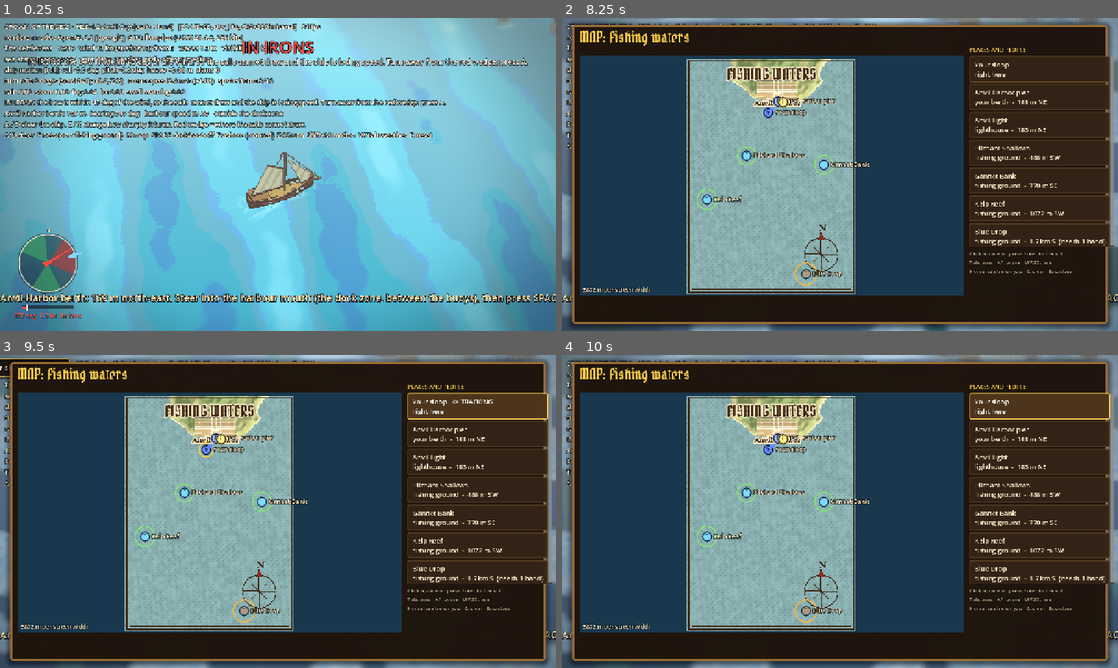
Above: before the commit, frames 1-4 (two rows, left to right).
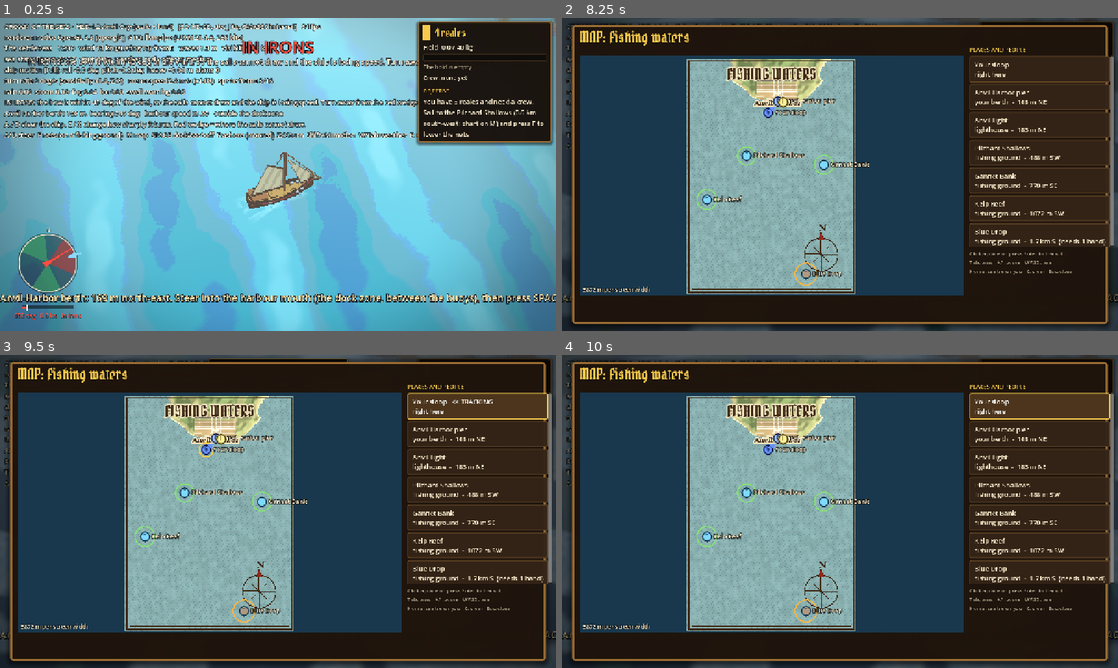
Above: after the commit, the same moments.

Repository: abdalrhmanelsyed500-sudo/Videos-motion
Game: Godot game, scene res://h2d/h2d0.tscn
Same seed, same stepped clock (60 frames per second), same inputs: the game is played once before the commit and once after it.
Inputs (mouse positions are in pixels of both pictures, inside the frame that each line leads up to):
- Up to frame 1 (0.25 s): no input
- Up to frame 2 (8.25 s): tap Enter at 0.5 s; move the mouse to (962, 158) at 0.52 s; hold D 0.53-1.25 s; hold Shift 0.53-1.25 s; click (962, 158) at 0.67 s; tap Space at 0.77, 1.07, 3.77, 4.07, 6.77, 7.07 s; drag from (728, 190) to (812, 237) at 1.27 s; move the mouse to (895, 105) at 2.02 s; hold D 2.03-2.75 s; tap T at 2.1 s; drag from (812, 237) to (673, 127) at 2.77 s; move the mouse to (1006, 221) at 3.52 s; hold A 3.53-4.25 s; tap R at 3.6 s; drag from (673, 127) to (756, 96) at 4.27 s; move the mouse to (867, 174) at 5.02 s; hold S 5.03-5.75 s; tap 7 at 5.1 s; click (867, 174) at 5.17 s; drag from (756, 96) to (728, 190) at 5.77 s; move the mouse to (962, 158) at 6.52 s; hold W 6.53-7.25 s; tap N at 6.6 s; drag from (728, 190) to (812, 237) at 7.27 s; move the mouse to (895, 105) at 8.02 s; hold S from 8.03 s (still down); tap M at 8.1 s
- Up to frame 3 (9.5 s): release S at 8.75 s; click "Your sloop right here" at 8.75 s
- Up to frame 4 (10 s): click "Your sloop << TRACKING right …" at 9.5 s

The runs differ from the first frame. In frame 1, 9.9% of the frame differs, in the area x 74-100%, y 0-41%; in frame 2, 7.3%; in frame 3, 7.3%; in frame 4, 7.3%.
Error in both runs: Invalid access to property or key 'name' on a base object of type 'Dictionary'. (res://h2d/map_ui.gd:185)

Commit message:
CP-1 rev: UI layers sized by hand (hidden layer stayed 0x0), F8 UI diagnostic
Co-authored-by: arena-agent <297053741+arena-agent@users.noreply.github.com>

Diff:
--- a/pixel_pirates/game/h2d/port_game.gd
+++ b/pixel_pirates/game/h2d/port_game.gd
@@ -311,14 +311,19 @@
 	(scr.new() as Object).call("run", sc)
 	var unit_checks := sc.checks
 	# live checks: the real world answers the same questions the baker answered offline
-	for n in port["npcs"]:
-		var d := n as Dictionary
-		sc.check(bool(world.call("walkable", float(d["x"]), float(d["z"]), 0.4)), "live: %s stands on walkable ground" % str(d["id"]))
-	for it in port["interactions"]:
-		var q := it as Dictionary
-		sc.check(bool(world.call("walkable", float(q["x"]), float(q["z"]), 0.4)), "live: interaction point %s is walkable" % str(q["id"]))
+	if (world.get("_hd") as PackedByteArray).is_empty():
+		print("SELF-CHECK: this runtime has no ground texture (headless), so live walkability is skipped here; it runs in the real game")
+	else:
+		for n in port["npcs"]:
+			var d := n as Dictionary
+			sc.check(bool(world.call("walkable", float(d["x"]), float(d["z"]), 0.4)), "live: %s stands on walkable ground" % str(d["id"]))
+		for it in port["interactions"]:
+			var q := it as Dictionary
+			sc.check(bool(world.call("walkable", float(q["x"]), float(q["z"]), 0.4)), "live: interaction point %s is walkable" % str(q["id"]))
 	sc.check(npcs.people.size() == (port["npcs"] as Array).size(), "live: every baked person is in the walker list")
 	sc.check(_grounds_in_water(), "live: the four fishing grounds are in open water (>= 100 m from land)")
+	if _mode == "none" and not _last_ctx.is_empty():
+		await _ui_diag(sc)
 	var line := "SELF-CHECK CP-1: %d checks (%d from the unit test, %d live), %d failed" % [sc.checks, unit_checks, sc.checks - unit_checks, sc.fails.size()]
 	print(line)
 	for f in sc.fails:
@@ -326,6 +331,42 @@
 	ui.toast(line + (" -> PASS" if sc.fails.is_empty() else " -> FAIL (see the Output panel)"), PortUi.GREEN if sc.fails.is_empty() else PortUi.RED, 9.0)
 	for i in mini(sc.fails.size(), 3):
 		ui.toast(sc.fails[i], PortUi.RED, 9.0)
+
+
+## F8, part 2: the interface itself. Opens the dialogue window and the map for two frames, then measures what the player would see:
+## the window size, the font, the portrait, the text, the box and map rectangles (inside the screen? non-empty?), the map picture
+## and the marker count. A failure here names the exact control, which is what a "nothing appears" report needs.
+func _ui_diag(sc: SelfCheck) -> void:
+	var vp := ui.get_viewport().get_visible_rect().size
+	sc.check(vp.x >= 300.0 and vp.y >= 200.0, "UI: the game window is %d x %d px (needs >= 300 x 200)" % [int(vp.x), int(vp.y)])
+	sc.check(PortUi.K.title_font() != null, "UI: the title font loaded")
+	sc.check(ui.dialogue.portrait("pip") != null and ui.dialogue.portrait("guard") != null, "UI: the portrait atlas loaded (pip, guard)")
+	var view := {"pages": ["Diagnostic line: if you can read this sentence, the dialogue window shows names, portraits and text."],
+			"options": [{"label": "Continue", "enabled": true}], "status": {"text": "diagnostic", "color": Color(0.2, 0.38, 0.12)}}
+	ui.dialogue.show_view({"portrait": "pip", "name": "Pip Larkin", "sub": "Deckhand, 14 - asks 18 reales"}, view)
+	await ui.get_tree().process_frame
+	await ui.get_tree().process_frame
+	ui.dialogue.finish_typing()
+	await ui.get_tree().process_frame
+	var box := ui.dialogue.get("_box") as Control
+	var br := box.get_global_rect()
+	sc.check(box.is_visible_in_tree() and br.size.x > 200.0 and br.size.y > 80.0, "UI: the dialogue box is visible and %d x %d px" % [int(br.size.x), int(br.size.y)])
+	sc.check(Rect2(Vector2.ZERO, vp).encloses(br), "UI: the dialogue box lies inside the screen (%s in %s)" % [str(br), str(vp)])
+	var pt := ui.dialogue.get("_portrait") as TextureRect
+	sc.check(pt.texture != null and pt.get_global_rect().size.x > 40.0, "UI: the portrait is drawn (%d px wide)" % int(pt.get_global_rect().size.x))
+	sc.check(str((ui.dialogue.get("_name") as Label).text) == "Pip Larkin", "UI: the speaker name label holds 'Pip Larkin'")
+	sc.check(str(ui.dialogue.call("shown_text")).length() > 40, "UI: the dialogue text label holds %d characters" % str(ui.dialogue.call("shown_text")).length())
+	ui.dialogue.close()
+	ui.map.open(0, _map_state(_last_ctx))
+	await ui.get_tree().process_frame
+	await ui.get_tree().process_frame
+	var mr := (ui.map.get("_panel") as Control).get_global_rect()
+	sc.check(mr.size.x > 300.0 and mr.size.y > 200.0, "UI: the map panel is %d x %d px" % [int(mr.size.x), int(mr.size.y)])
+	var tr := ui.map.get("_tex") as TextureRect
+	sc.check(tr.texture != null and tr.get_global_rect().size.x > 100.0, "UI: the map picture is loaded and %d px wide" % int(tr.get_global_rect().size.x))
+	sc.check((ui.map.get("_markers") as Dictionary).size() >= 3, "UI: the map shows %d markers on this view" % (ui.map.get("_markers") as Dictionary).size())
+	ui.map.close()
+	_close()
 
 
 func _grounds_in_water() -> bool:
--- a/pixel_pirates/game/h2d/port_ui.gd
+++ b/pixel_pirates/game/h2d/port_ui.gd
@@ -20,10 +20,37 @@
 var map: MapUi
 
 
+## The interface root lives under a CanvasLayer, which is not a Control: nothing lays it out. So it does not trust anchors against a
+## parent; it owns its size and copies the viewport's rectangle (stretch mode canvas_items gives the 1280 x 720 design canvas) on
+## start, on every resize and, as a safety net, whenever a frame finds it different. Every child anchors to THIS rectangle.
+func _fit() -> void:
+	var r := get_viewport().get_visible_rect()
+	if r.size.x < 1.0 or r.size.y < 1.0:
+		return
+	if position != r.position or size != r.size:
+		set_anchors_preset(Control.PRESET_TOP_LEFT)
+		position = r.position
+		size = r.size
+	# a hidden Control is not laid out when its parent resizes (found by the F8 diagnostic: a hidden dialogue layer stayed 0 x 0 and its
+	# window was drawn off the top of the screen), so the three layers are sized by hand too
+	for c in get_children():
+		var cc := c as Control
+		if cc != null and (cc.size != size or cc.position != Vector2.ZERO):
+			cc.set_anchors_preset(Control.PRESET_TOP_LEFT)
+			cc.position = Vector2.ZERO
+			cc.size = size
+
+
+func _process(_dt: float) -> void:
+	_fit()
+
+
 func _ready() -> void:
 	name = "PortUi"
-	set_anchors_preset(Control.PRESET_FULL_RECT)
+	set_anchors_preset(Control.PRESET_TOP_LEFT)
 	mouse_filter = Control.MOUSE_FILTER_IGNORE
+	get_viewport().size_changed.connect(_fit)
+	_fit()
 	hud = Hud.new()
 	hud.name = "Hud"
 	add_child(hud)
